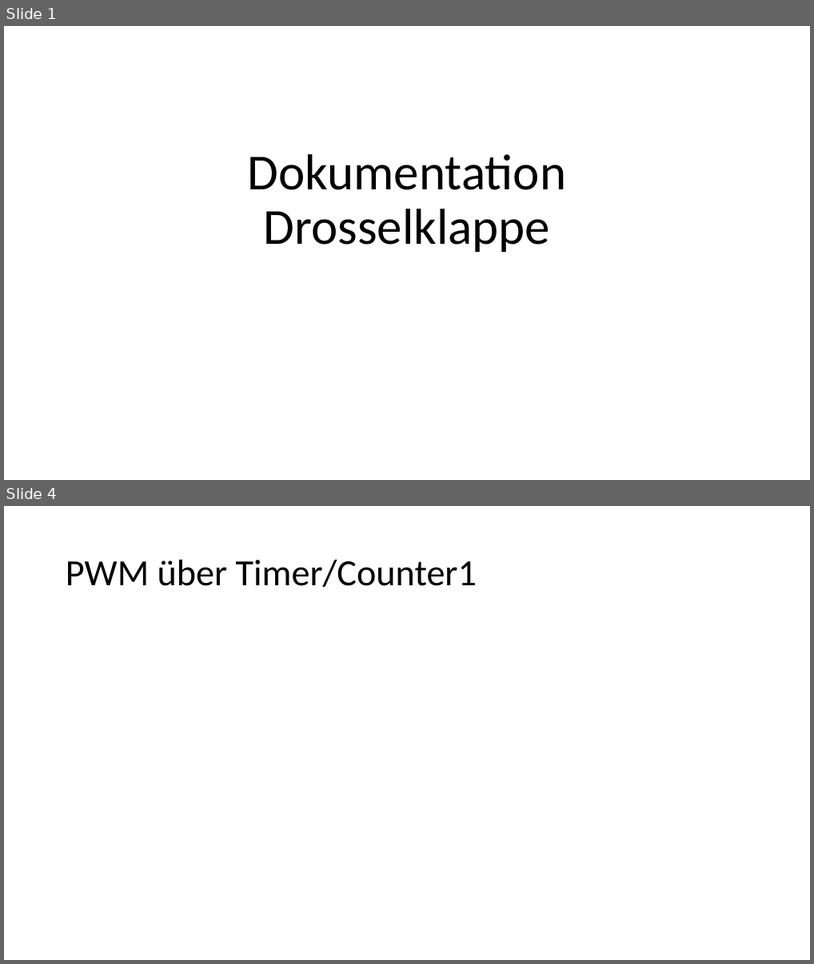
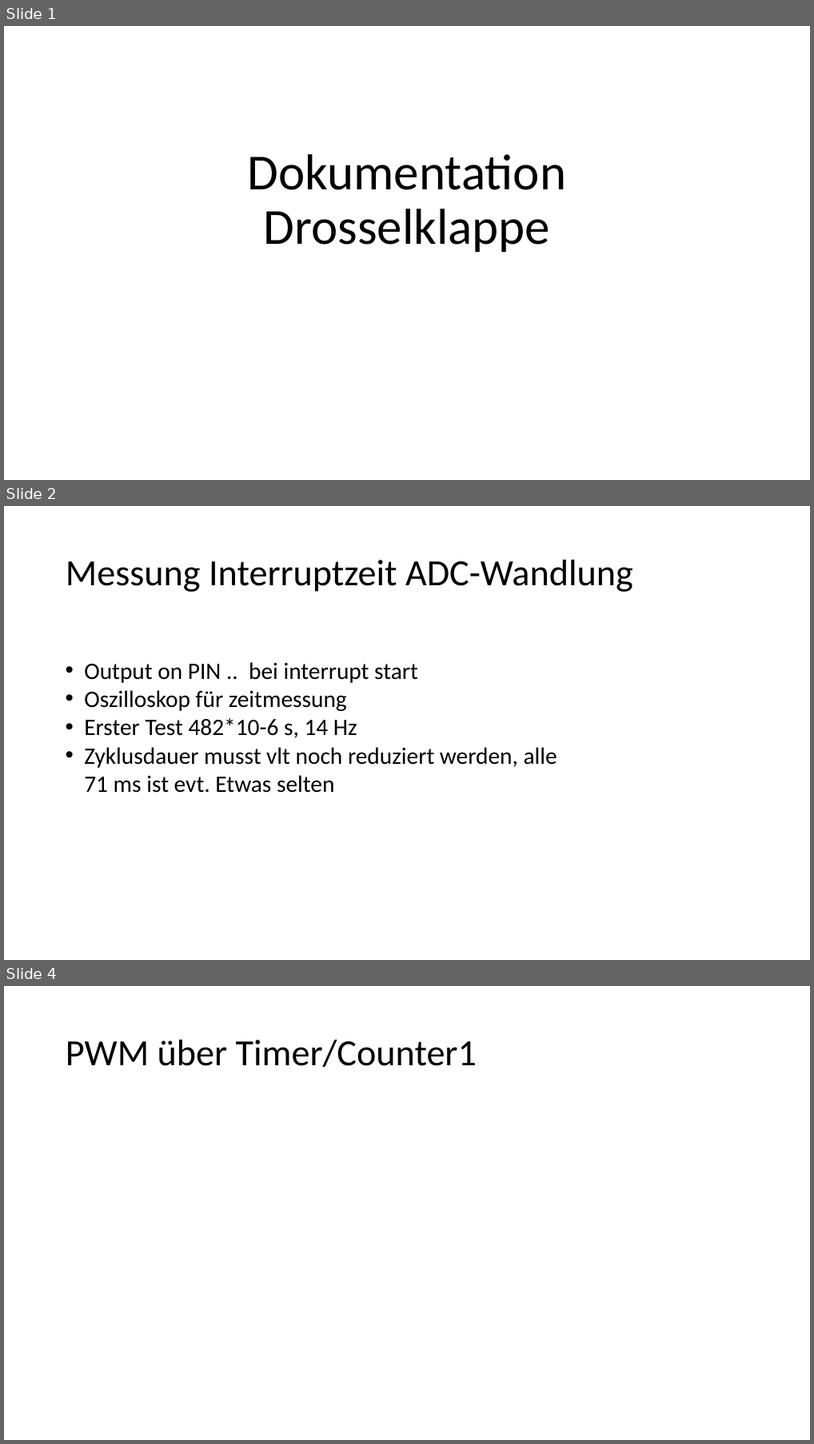
Before and after one commit to Fiernen/DrosselklappenRegelung, a slide deck: PowerPoint Doku.pptx. Shown one above the other, each under a label of ours: slides 1 and 4 before the commit, slides 1, 2 and 4 after it; the slides between them are not shown. The pictures are 814x964 and 814x1444 pixels, drawn with LibreOffice and Linux fonts; fonts in the diff are those of the drawing; grey boxes stand for pictures. Boxes give left, top, right and bottom in pixels: in the first picture for what was removed or moved away, otherwise in the second. Text is boxed around its words. In the diff, an @@ line names an element or a change of style, - is before the commit and + after.

```diff
--- a/PowerPoint Doku.pptx
+++ b/PowerPoint Doku.pptx
@@ slide 2 added at (x1=4, y1=506, x2=810, y2=960), background #FFFFFF @@
@@ title added at (x1=66, y1=560, x2=634, y2=592), 44 pt, text #000000 @@
+Messung Interruptzeit ADC-Wandlung
@@ text added at (x1=84, y1=662, x2=558, y2=792), 28 pt, text #000000 @@
+• Output on PIN .. bei interrupt start
+• Oszilloskop für zeitmessung
+• Erster Test 482*10-6 s, 14 Hz
+• Zyklusdauer musst vlt noch reduziert werden, alle 71 ms ist evt. Etwas selten
```
Also in this commit, not shown: 1 slide changed, 1 other slide added, 1 slide removed.
